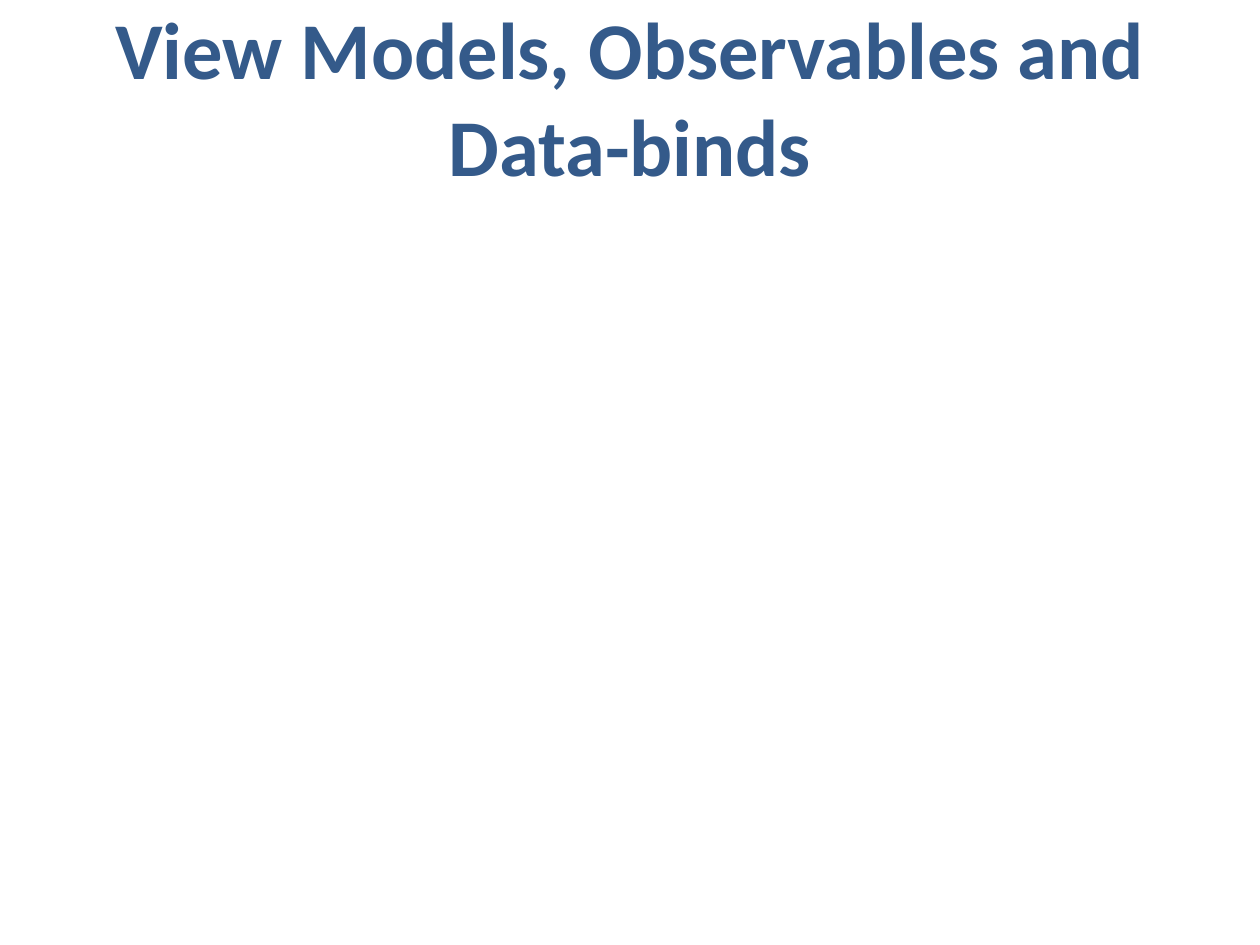
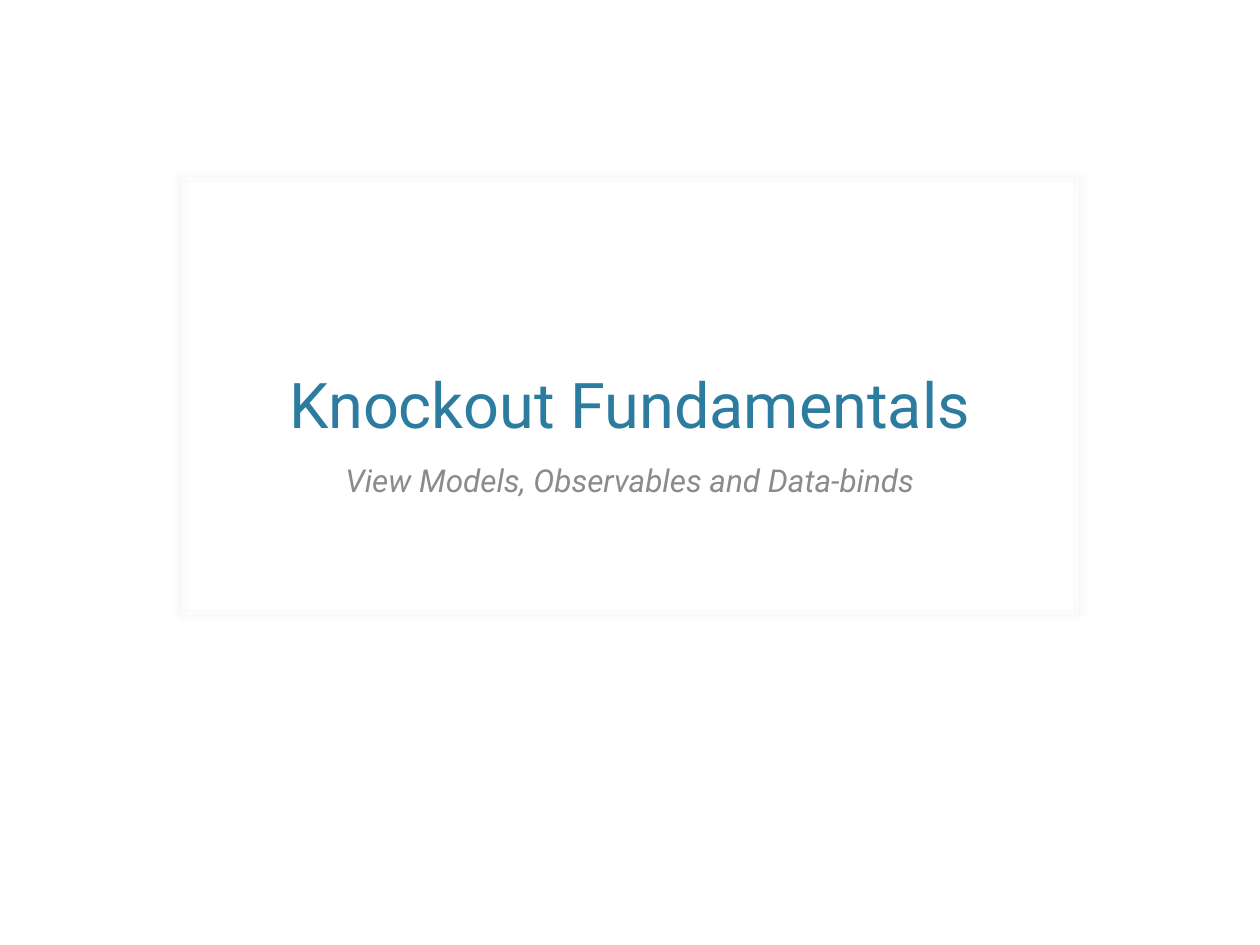
Before and after one commit to samnau/knockout-templating, a slide deck: slide 2 of Knockout Templating - slides.pptx (slide 3 before the commit). Drawn at 1260x945 pixels with LibreOffice and Linux fonts; fonts in the diff are those of the drawing; background and template pictures are left out. Boxes give left, top, right and bottom in pixels: in the first picture for what was removed or moved away, otherwise in the second. Text is boxed around its words. In the diff, an @@ line names an element or a change of style, - is before the commit and + after.

```diff
--- a/Knockout Templating - slides.pptx
+++ b/Knockout Templating - slides.pptx
@@ rectangle added at (x1=183, y1=179, x2=1076, y2=614), outline #FFFFFF 0.25 pt @@
@@ title added at (x1=290, y1=380, x2=970, y2=429), 36 pt, text #2C7C9F @@
+Knockout Fundamentals
@@ subtitle "View Models, Observables and Data-binds" moved from (x1=115, y1=22, x2=1144, y2=177) to (x1=345, y1=468, x2=914, y2=496) @@
@@ subtitle "View Models, Observables and Data-binds" at (x1=345, y1=468, x2=914, y2=496): size 46 to 18 pt, font Calibri to Roboto, text colour #345A8A to #8C8C8C, bold off, italic on; more space between paragraphs; vertical alignment bottom to top @@
```
Also in this commit, not shown: 9 other slides changed, 1 slide removed, 1 other file.
